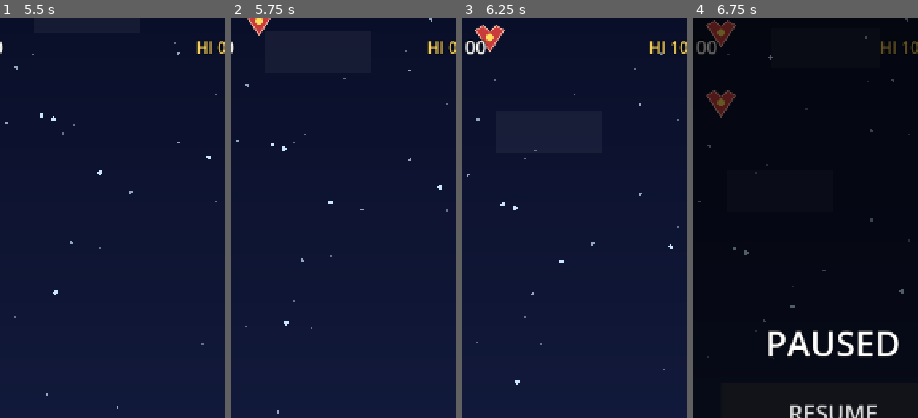
Above: before the commit, frames 1-4 (left to right).
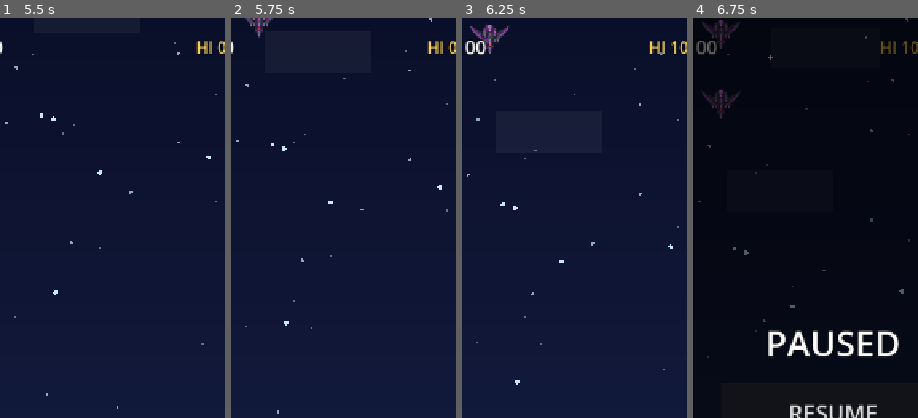
Above: after the commit, the same moments.

Repository: apsmkimo/Apex-Fighter
Game: Godot game, scene res://src/ui/menus/title_screen.tscn
Two runs of this game, one before a commit and one after it. Both use one fixed random seed, a clock stepped at 60 frames per second and the inputs below.
Inputs (mouse positions are % of the whole screen's width and height, from its top left):
- Up to frame 1 (5.5 s): click "START" at 0.5 s; click "LAUNCH" at 1.25 s; move the mouse to (72, 45) at 2.02 s; hold Right (move_right) 2.03-2.78 s; hold X (bomb) 2.03-2.78 s; tap Space at 2.27, 3.02 s; move the mouse to (30, 55) at 2.77 s; hold Down (move_down) 2.78-3.5 s; tap P at 2.85 s; click "II" at 3.5 s; click "BOMB" at 4.25 s; click "RESUME" at 5 s
- Up to frame 2 (5.75 s): no input
- Up to frame 3 (6.25 s): move the mouse to (60, 28) at 5.77 s; hold Right (move_right) from 5.78 s (still down); hold X (bomb) from 5.78 s (still down)
- Up to frame 4 (6.75 s): move the mouse to (45, 70) at 6.52 s; release Right (move_right) at 6.53 s; release X (bomb) at 6.53 s; hold Up (move_up) from 6.53 s (still down); tap P at 6.6 s
The pictures show only the part of the screen within x 19-69%, y 0-50%; the shares and areas given below are measured in that part.

Frame 1 is identical in both runs. In frame 2, 0.3% of the frame differs, in the area x 6-19%, y 0-5%; in frame 3, 0.6%; in frame 4, 1.1%, in the area x 4-21%, y 0-25%.

Commit message:
STAGE 1：換上 Boss 與小兵正式美術，附概念圖 [skip ci]

Diff:
--- a/data/enemies/bomb_carrier.tres
+++ b/data/enemies/bomb_carrier.tres
@@ -4,7 +4,7 @@
 [ext_resource type="Resource" path="res://data/items/bomb.tres" id="2_h5xfi"]
 [ext_resource type="Resource" path="res://data/patterns/move_stop_and_go.tres" id="3_xareu"]
 [ext_resource type="Script" path="res://src/entities/enemies/enemy_data.gd" id="4_ealeg"]
-[ext_resource type="Texture2D" path="res://assets/sprites/enemies/tank_a.png" id="5_dqyku"]
+[ext_resource type="Texture2D" path="res://assets/sprites/enemies/carrier.png" id="5_dqyku"]
 
 [resource]
 script = ExtResource("4_ealeg")
--- a/data/enemies/boss_violet_fortress.tres
+++ b/data/enemies/boss_violet_fortress.tres
@@ -10,7 +10,7 @@
 [ext_resource type="Resource" path="res://data/patterns/ring_20.tres" id="8_8torj"]
 [ext_resource type="Resource" path="res://data/patterns/spread_7.tres" id="9_w8ylt"]
 [ext_resource type="Script" path="res://src/entities/bosses/boss_data.gd" id="10_qy4f1"]
-[ext_resource type="Texture2D" path="res://assets/sprites/enemies/boss_01.png" id="11_61wsg"]
+[ext_resource type="Texture2D" path="res://assets/sprites/enemies/boss_violet_fortress.png" id="11_61wsg"]
 
 [sub_resource type="Resource" id="Resource_o2v1i"]
 script = ExtResource("2_b0vpg")
@@ -38,7 +38,7 @@
 id = &"violet_fortress"
 texture = ExtResource("11_61wsg")
 max_hp = 900
-hit_radius = 75.0
+hit_radius = 85.0
 score = 30000
 explosion_scale = 4.0
 movement = ExtResource("1_h0pm8")
--- a/data/enemies/dart.tres
+++ b/data/enemies/dart.tres
@@ -4,7 +4,7 @@
 [ext_resource type="Resource" path="res://data/items/medal.tres" id="2_hwk0x"]
 [ext_resource type="Resource" path="res://data/patterns/move_straight_fast.tres" id="3_aljxn"]
 [ext_resource type="Script" path="res://src/entities/enemies/enemy_data.gd" id="4_5we7x"]
-[ext_resource type="Texture2D" path="res://assets/sprites/enemies/zako_a.png" id="5_7upwa"]
+[ext_resource type="Texture2D" path="res://assets/sprites/enemies/dart.png" id="5_7upwa"]
 
 [resource]
 script = ExtResource("4_5we7x")
--- a/data/enemies/dart_power.tres
+++ b/data/enemies/dart_power.tres
@@ -4,7 +4,7 @@
 [ext_resource type="Resource" path="res://data/items/power.tres" id="2_4at78"]
 [ext_resource type="Resource" path="res://data/patterns/move_straight_fast.tres" id="3_u1ejc"]
 [ext_resource type="Script" path="res://src/entities/enemies/enemy_data.gd" id="4_j7t27"]
-[ext_resource type="Texture2D" path="res://assets/sprites/enemies/zako_a.png" id="5_m51hs"]
+[ext_resource type="Texture2D" path="res://assets/sprites/enemies/dart_power.png" id="5_m51hs"]
 
 [resource]
 script = ExtResource("4_j7t27")
--- a/data/enemies/turret.tres
+++ b/data/enemies/turret.tres
@@ -4,7 +4,7 @@
 [ext_resource type="Resource" path="res://data/items/power.tres" id="2_wcw60"]
 [ext_resource type="Resource" path="res://data/patterns/move_stop_and_go.tres" id="3_v7ibq"]
 [ext_resource type="Script" path="res://src/entities/enemies/enemy_data.gd" id="4_68v6c"]
-[ext_resource type="Texture2D" path="res://assets/sprites/enemies/tank_a.png" id="5_gri2r"]
+[ext_resource type="Texture2D" path="res://assets/sprites/enemies/turret.png" id="5_gri2r"]
 
 [resource]
 script = ExtResource("4_68v6c")
Binary file removed: assets/sprites/enemies/boss_01.png
Binary file added: assets/sprites/enemies/boss_violet_fortress.png
Not shown, added: assets/sprites/enemies/boss_violet_fortress.png.import
Binary file added: assets/sprites/enemies/carrier.png
Not shown, added: assets/sprites/enemies/carrier.png.import
Binary file added: assets/sprites/enemies/dart.png
Not shown, added: assets/sprites/enemies/dart.png.import
Binary file added: assets/sprites/enemies/dart_power.png
Not shown, added: assets/sprites/enemies/dart_power.png.import
Binary file removed: assets/sprites/enemies/tank_a.png
Binary file added: assets/sprites/enemies/turret.png
Not shown, changed: assets/sprites/enemies/turret.png.import
(and 9 more such lines)
